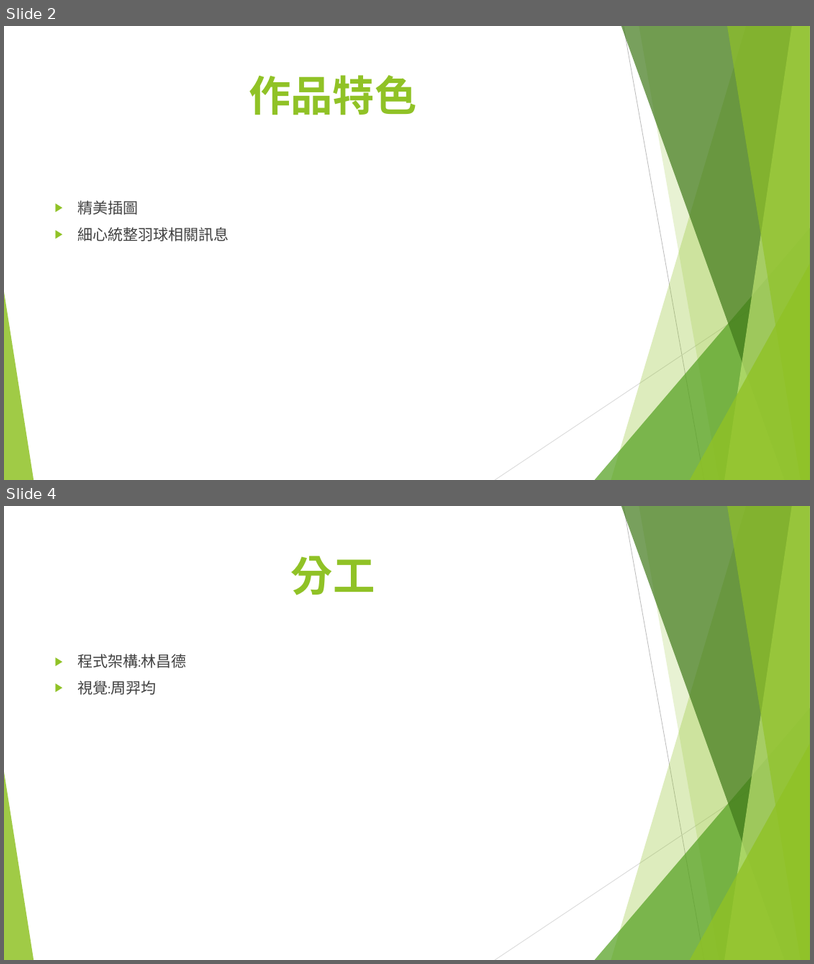
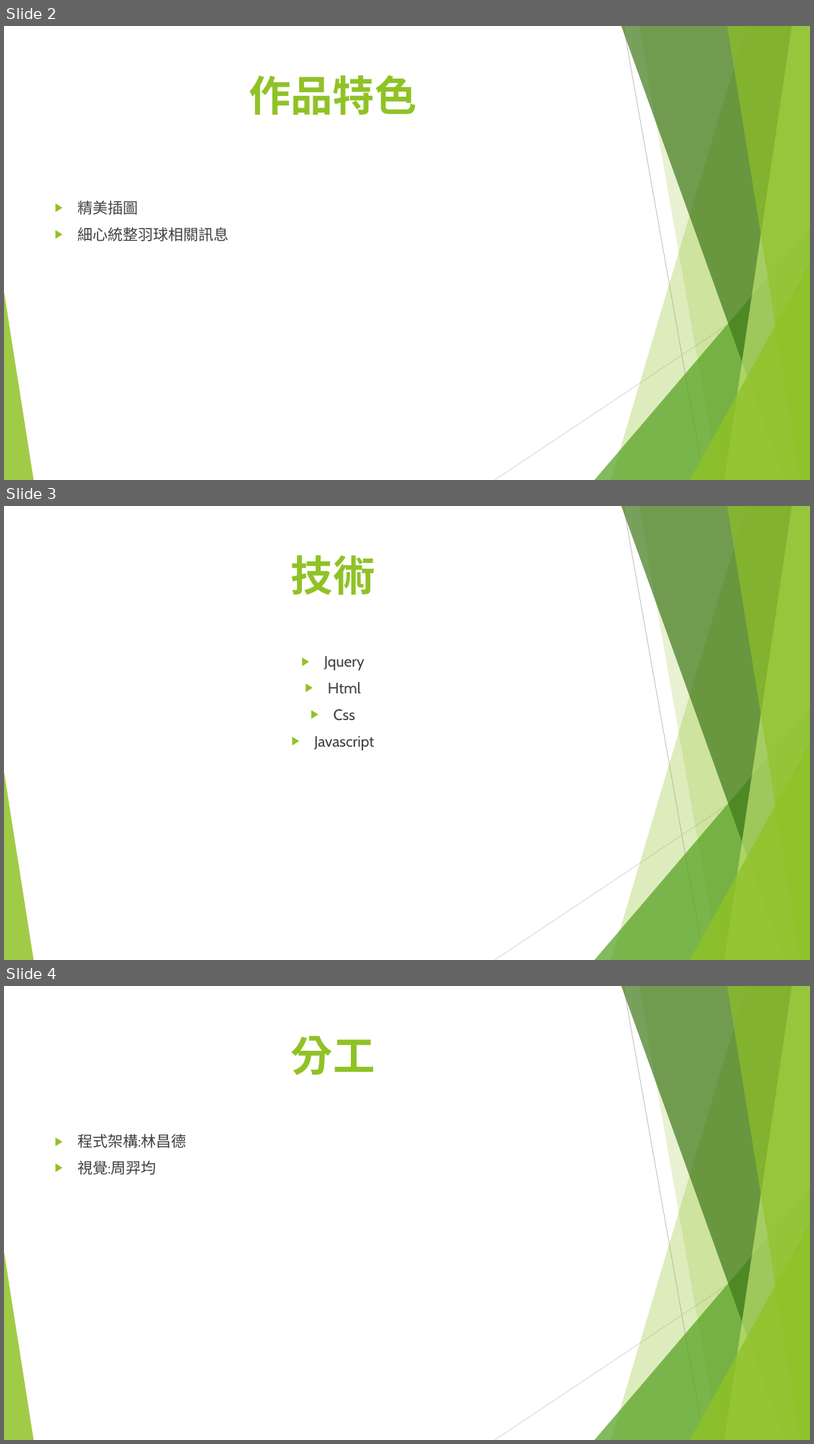
Before and after one commit to zhouharry/ntoucswebpage, a slide deck: report.pptx. Shown one above the other, each under a label of ours: slides 2 and 4 before the commit, slides 2, 3 and 4 after it; the slides between them are not shown. The pictures are 814x964 and 814x1444 pixels, drawn with LibreOffice and Linux fonts; fonts in the diff are those of the drawing. Boxes give left, top, right and bottom in pixels: in the first picture for what was removed or moved away, otherwise in the second. Text is boxed around its words. In the diff, an @@ line names an element or a change of style, - is before the commit and + after.

Commit message:
update ppt

```diff
--- a/report.pptx
+++ b/report.pptx
@@ slide 3 added at bbox=[4, 506, 810, 960], background #FFFFFF; not listed: 10 template elements that a slide beside it also shows @@
@@ title added at bbox=[291, 555, 376, 595], 50 pt, text #90C226, bold @@
+技術
@@ text added at bbox=[314, 656, 374, 750], 18 pt, text #404040 @@
+▶ Jquery
+▶ Html
+▶ Css
+▶ Javascript
```
Also in this commit, not shown: 1 slide removed.
